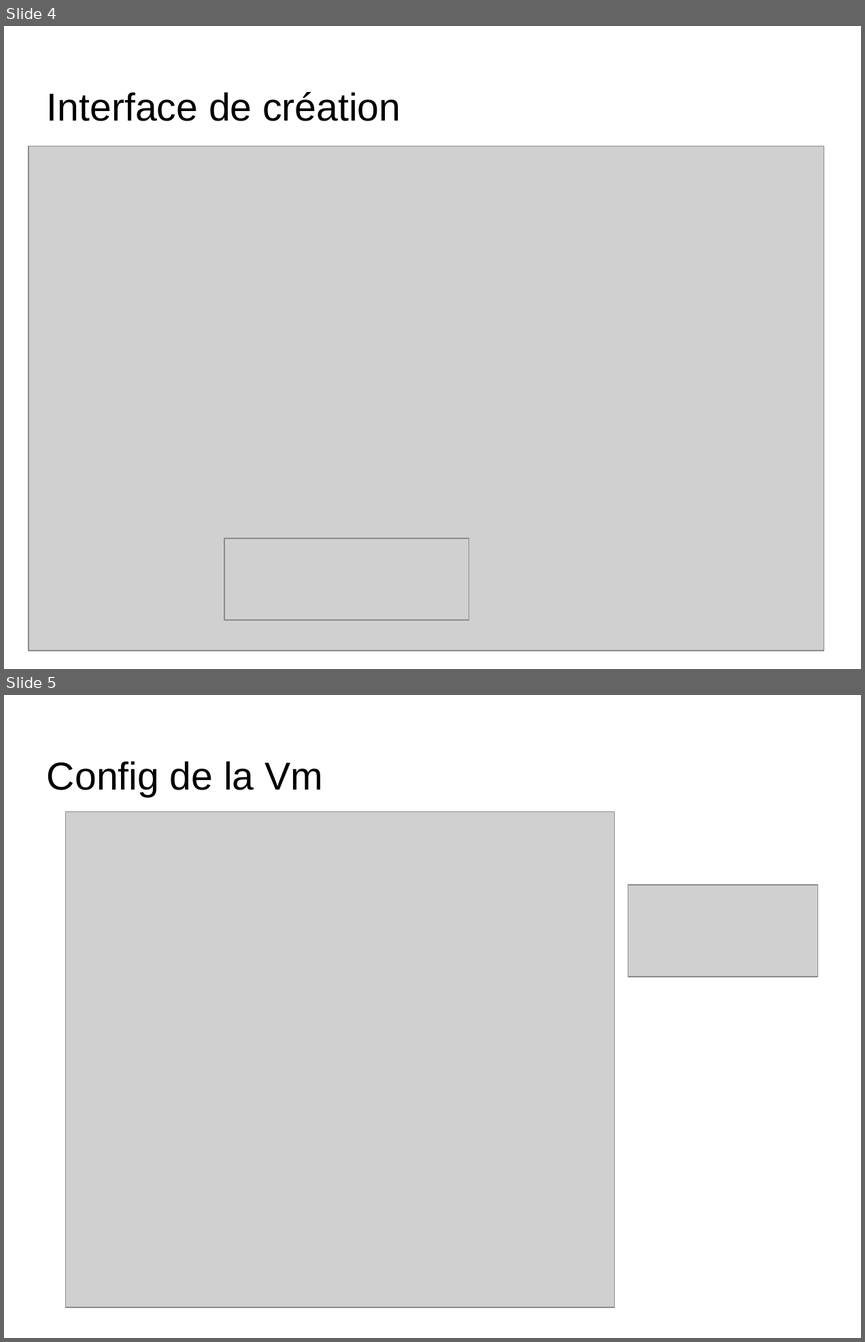
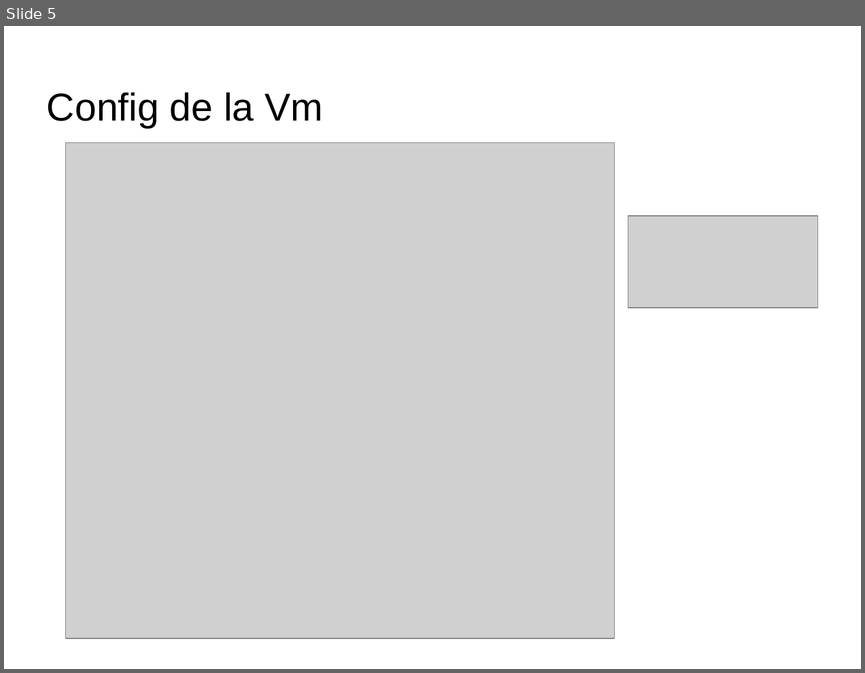
Before and after one commit to ClementM0512/Projet_Ortho, a slide deck: diapo karl Bourgault.odp. Shown one above the other, each under a label of ours: slides 4 and 5 before the commit, slide 5 after it. The pictures are 865x1342 and 865x673 pixels, drawn with LibreOffice and Linux fonts; fonts in the diff are those of the drawing; grey boxes stand for pictures; background and template pictures are left out. Boxes give left, top, right and bottom in pixels: in the first picture for what was removed or moved away, otherwise in the second. Text is boxed around its words. In the diff, an @@ line names an element or a change of style, - is before the commit and + after.

```diff
--- a/diapo karl Bourgault.odp
+++ b/diapo karl Bourgault.odp
@@ slide 4 removed at [4, 26, 861, 669], background picture (left out) @@
@@ title removed at [47, 92, 400, 121] @@
-Interface de création
@@ picture removed at [28, 146, 824, 650] @@
@@ picture removed at [224, 538, 469, 620] @@
```
Also in this commit, not shown: 4 slides changed, 5 slides added, 3 other slides removed, 2 other files.
